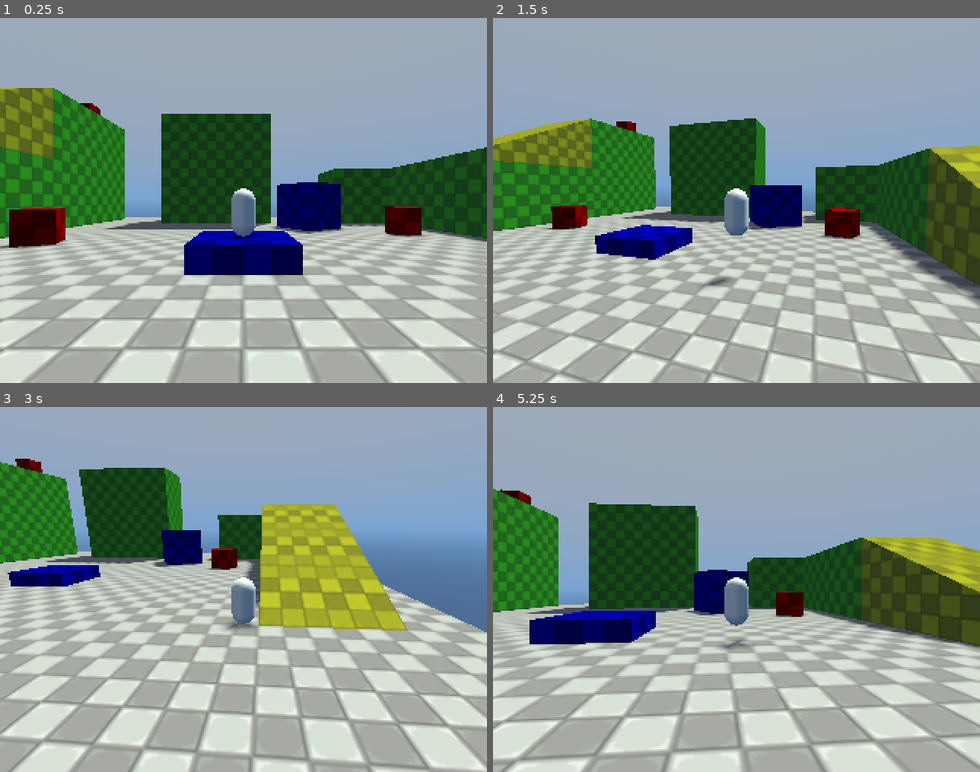
Above: before the commit, frames 1-4 (two rows, left to right).
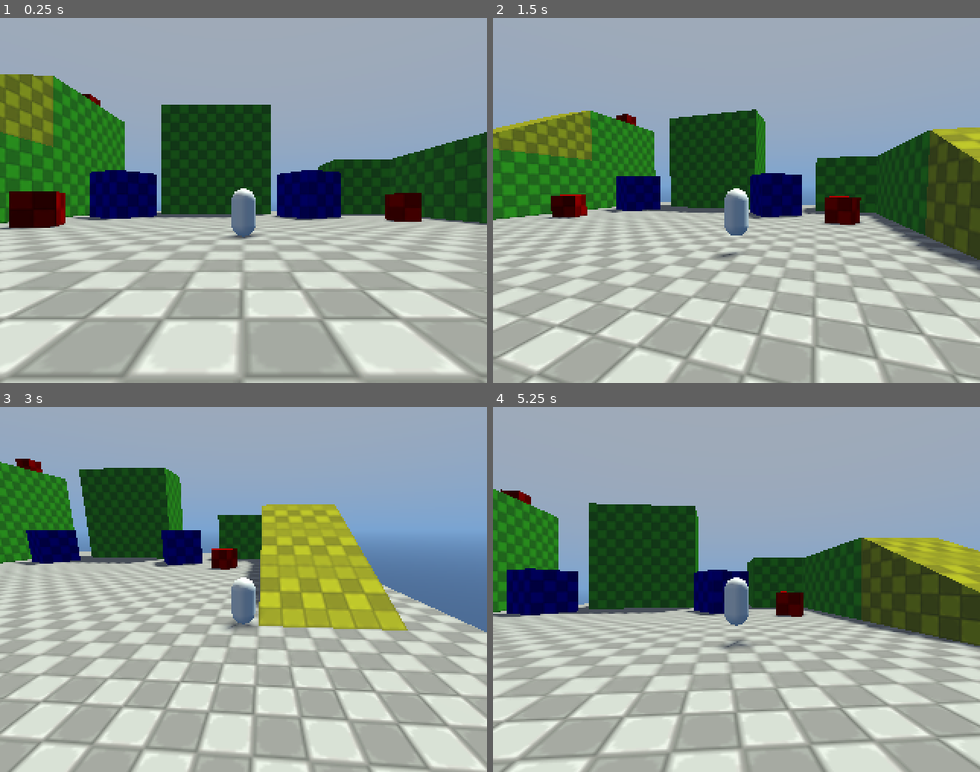
Above: after the commit, the same moments.

Repository: McInteractive23/Shard-Seaker
Game: Godot game, scene res://Levels/Dev Playground/dev_environment.tscn
Same seed, same stepped clock (60 frames per second), same inputs: the game is played once before the commit and once after it.
Inputs (mouse positions are in pixels of both pictures, inside the frame that each line leads up to):
- Up to frame 1 (0.25 s): no input
- Up to frame 2 (1.5 s): tap Enter at 0.5 s; move the mouse to (843, 182) at 0.52 s; hold D (Right) 0.53-1.28 s; hold Shift (Sprint) 0.53-1.28 s; click (843, 182) at 0.67 s; tap Space (Jump) at 0.77 s; move the mouse to (639, 218) at 1.27 s; hold S (Backward) from 1.28 s (still down); tap Shift (Sprint) at 1.35 s
- Up to frame 3 (3 s): tap Space (Jump) at 1.52 s; move the mouse to (292, 509) at 2.02 s; release S (Backward) at 2.03 s; hold D (Right) 2.03-2.78 s; hold Shift (Sprint) 2.03-2.78 s; move the mouse to (219, 662) at 2.77 s; hold W (Forward) from 2.78 s (still down); tap Shift (Sprint) at 2.85 s; click (219, 662) at 2.92 s
- Up to frame 4 (5.25 s): tap Space (Jump) at 3.02, 3.77, 4.52 s; move the mouse to (882, 644) at 3.52 s; release W (Forward) at 3.53 s; hold Shift (Sprint) 3.53-4.28 s; hold A (Left) 3.53-5.03 s; move the mouse to (590, 534) at 4.27 s; tap Shift (Sprint) at 4.35 s; move the mouse to (760, 589) at 5.02 s; hold S (Backward) from 5.03 s (still down); hold Shift (Sprint) from 5.03 s (still down); click (760, 589) at 5.17 s

The runs differ from the first frame. In frame 1, 36% of the frame differs, in the area x 0-100%, y 15-100%; in frame 2, 35%; in frame 3, 1.8%; in frame 4, 3.9%.

Commit message:
Bugged Cube

Diff:
--- a/Levels/Dev Playground/dev_environment.tscn
+++ b/Levels/Dev Playground/dev_environment.tscn
@@ -168,6 +168,7 @@
 transform = Transform3D(0.906308, 0, -0.422618, 0, 1, 0, 0.422618, 0, 0.906308, 6, 1, -4)
 
 [node name="Blue Dev Box 1" parent="Mesh/Boxes" instance=ExtResource("3_eswq4")]
+transform = Transform3D(0.866025, 0, -0.5, 0, 1, 0, 0.5, 0, 0.866025, -5.5, 1.5, -6)
 
 [node name="Blue Dev Box 2" parent="Mesh/Boxes" instance=ExtResource("3_eswq4")]
 transform = Transform3D(0.866025, 0, 0.5, 0, 1, 0, -0.5, 0, 0.866025, 3, 1.5, -6)
